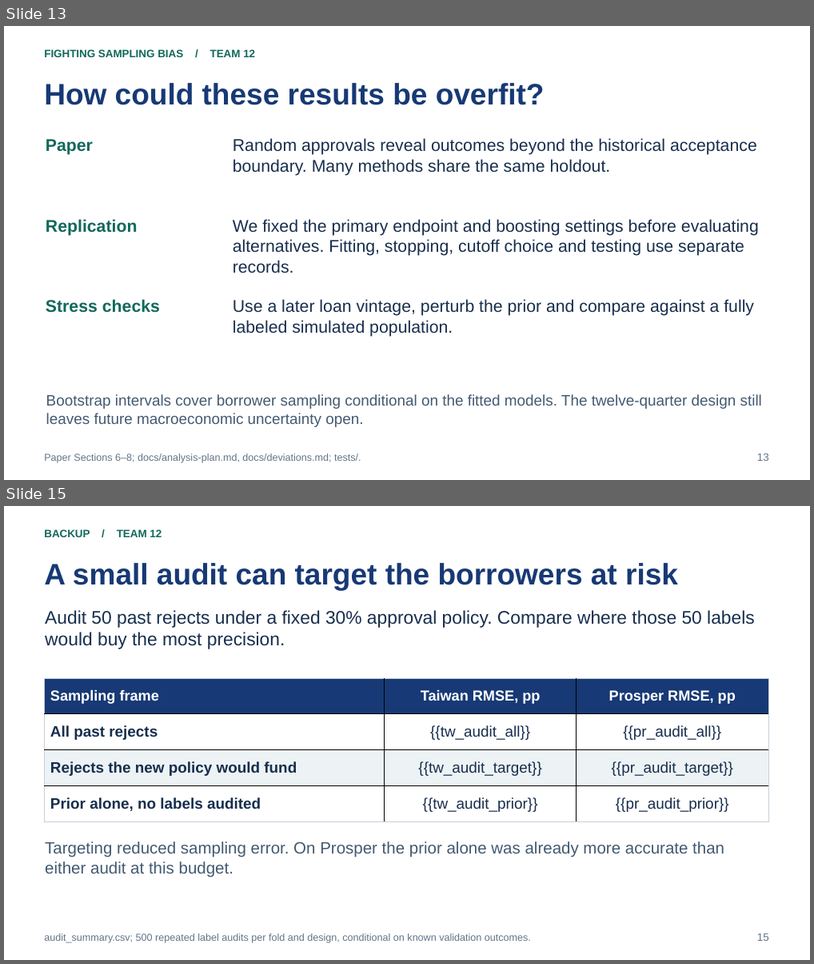
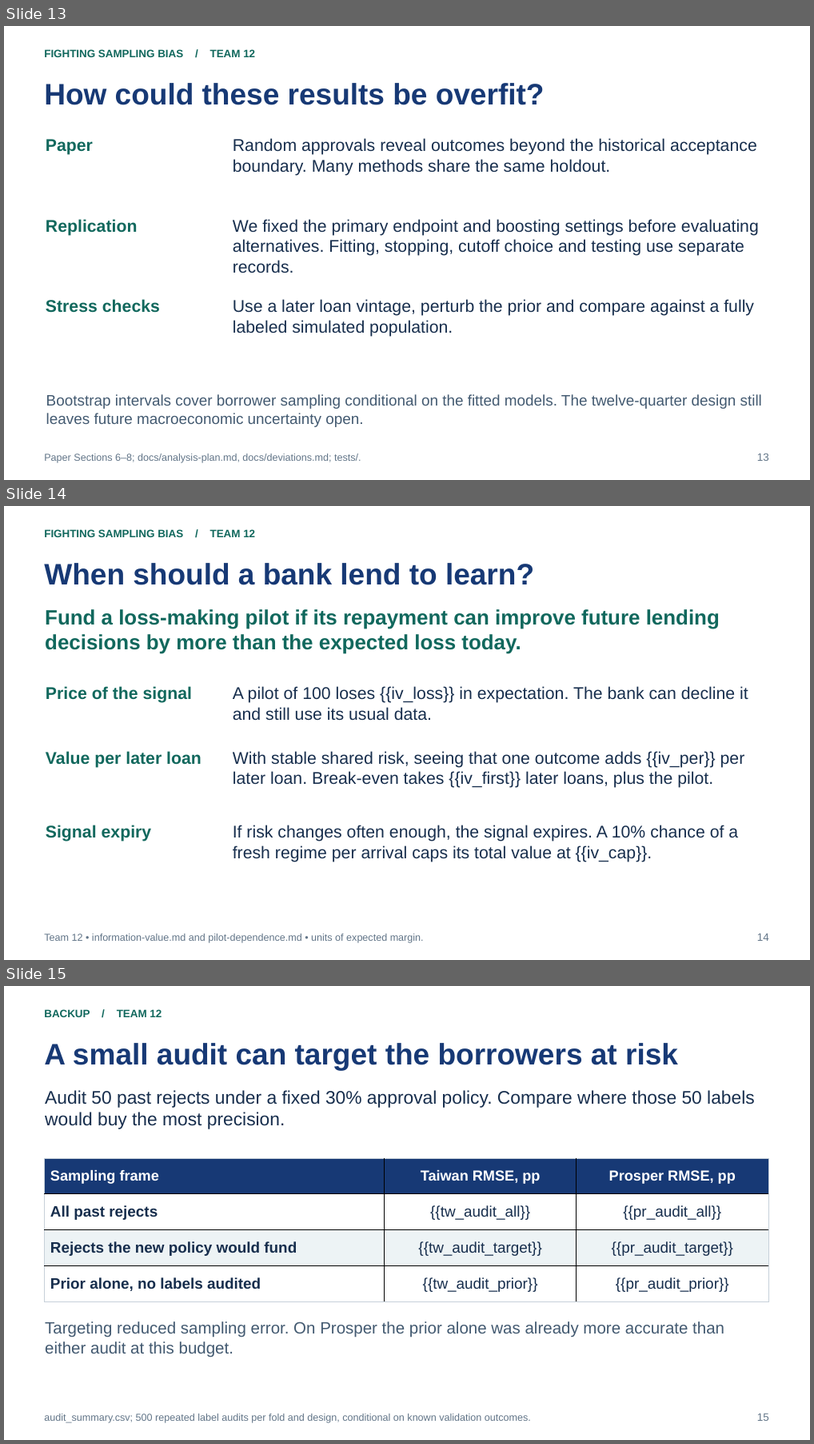
Before and after one commit to bigpurota/paper11, a slide deck: slides/template.pptx. Shown one above the other, each under a label of ours: slides 13 and 15 before the commit, slides 13, 14 and 15 after it; the slides between them are not shown. The pictures are 814x964 and 814x1444 pixels, drawn with LibreOffice and Linux fonts; fonts in the diff are those of the drawing. Boxes give left, top, right and bottom in pixels: in the first picture for what was removed or moved away, otherwise in the second. Text is boxed around its words. In the diff, an @@ line names an element or a change of style, - is before the commit and + after.

Commit message:
Price a pilot repayment signal and replay lending on SBA 504 cohorts

```diff
--- a/slides/template.pptx
+++ b/slides/template.pptx
@@ slide 14 added at (4, 506, 810, 960), background #FFFFFF @@
@@ text added at (44, 529, 255, 537), 12.8 pt, text #11685D, bold @@
+FIGHTING SAMPLING BIAS / TEAM 12
@@ text added at (44, 563, 534, 585), 35.2 pt, text #173975, bold @@
+When should a bank lend to learn?
@@ text added at (45, 609, 720, 654), 24.8 pt, text #11685D, bold @@
+Fund a loss-making pilot if its repayment can improve future lending decisions by more than the expected loss today.
@@ text added at (46, 686, 192, 703), 20.2 pt, text #11685D, bold @@
+Price of the signal
@@ text added at (233, 686, 749, 720), 20.2 pt, text #172E4D @@
+A pilot of 100 loses {{iv_loss}} in expectation. The bank can decline it and still use its usual data.
@@ text added at (46, 751, 202, 768), 20.2 pt, text #11685D, bold @@
+Value per later loan
@@ text added at (233, 751, 746, 788), 20.2 pt, text #172E4D @@
+With stable shared risk, seeing that one outcome adds {{iv_per}} per later loan. Break-even takes {{iv_first}} later loans, plus the pilot.
@@ text added at (46, 824, 152, 841), 20.2 pt, text #11685D, bold @@
+Signal expiry
@@ text added at (233, 824, 738, 862), 20.2 pt, text #172E4D @@
+If risk changes often enough, the signal expires. A 10% chance of a fresh regime per arrival caps its total value at {{iv_cap}}.
@@ text added at (44, 933, 424, 943), 12 pt, text #627588 @@
+Team 12 • information-value.md and pilot-dependence.md • units of expected margin.
@@ text added at (758, 933, 770, 940), 12.8 pt, text #627588 @@
+14
```
Also in this commit, not shown: 1 slide changed, 2 other slides added, 1 slide removed, 33 other files.
